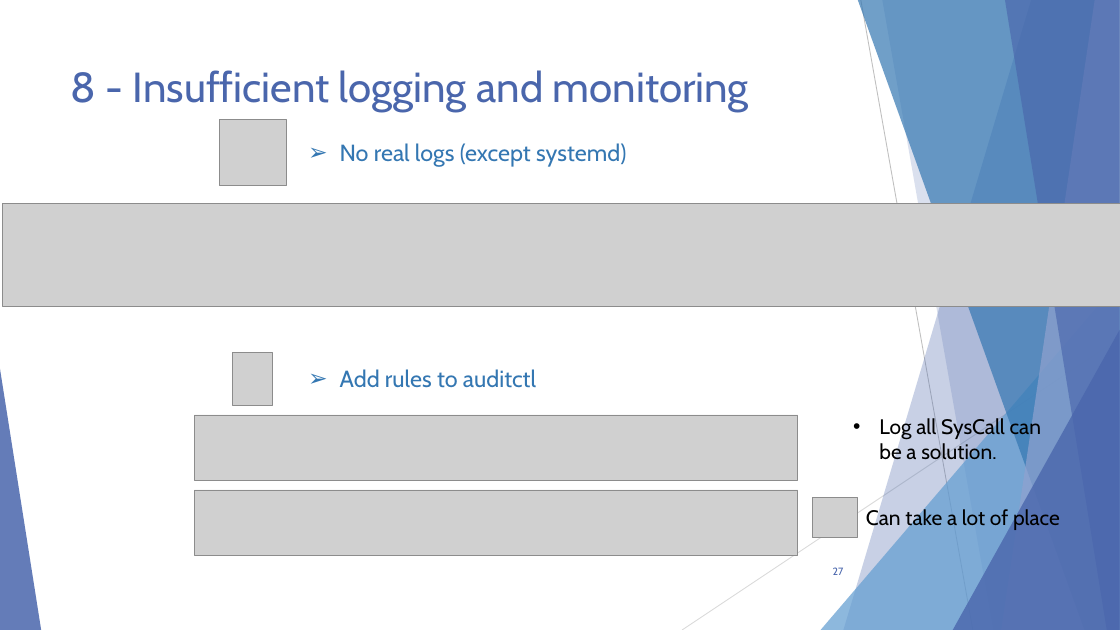
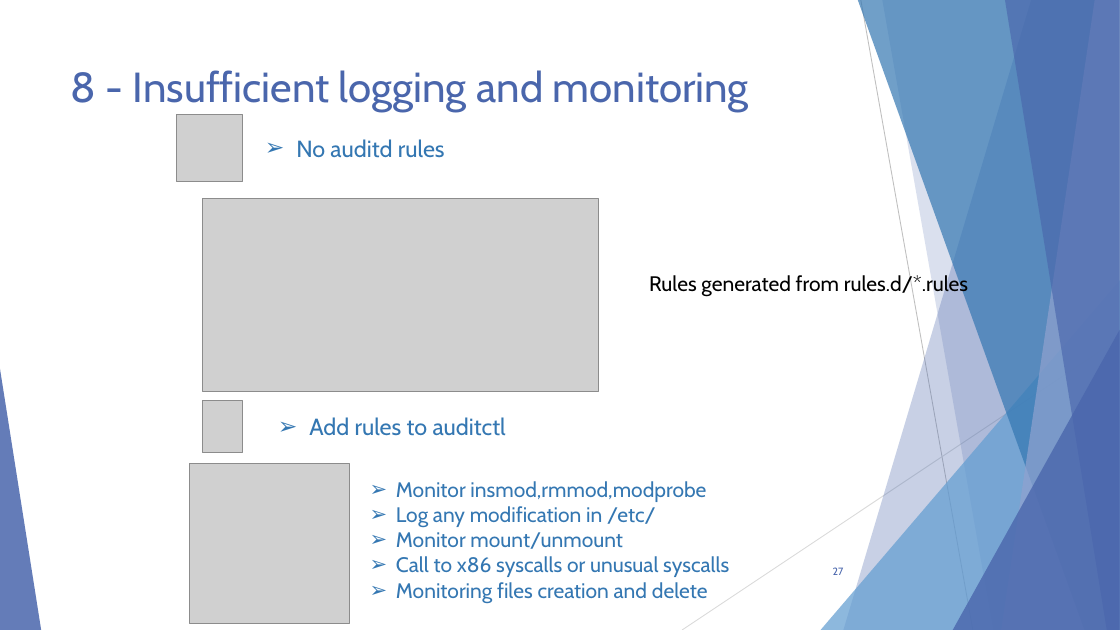
Before and after one commit to alexandreAubois/Secu_linux, a slide deck: slide 27 of Projet-Linux.pptx. Drawn at 1120x630 pixels with LibreOffice and Linux fonts; fonts in the diff are those of the drawing; grey boxes stand for pictures. Boxes give left, top, right and bottom in pixels: in the first picture for what was removed or moved away, otherwise in the second. Text is boxed around its words. In the diff, an @@ line names an element or a change of style, - is before the commit and + after.

Commit message:
push

```diff
--- a/Projet-Linux.pptx
+++ b/Projet-Linux.pptx
@@ picture: place and size @@
-picture at <box>219,119,287,187</box>
+picture at <box>176,114,244,181</box>
@@ text added at <box>296,139,445,158</box>, 20 pt, text #3477B2 @@
+➢ No auditd rules
@@ text removed at <box>340,143,626,167</box> @@
-➢ No real logs (except systemd)
@@ picture removed at <box>3,203,1120,306</box> @@
@@ picture added at <box>202,198,598,391</box> @@
@@ text added at <box>649,273,968,297</box>, 18 pt, text #000000 @@
+Rules generated from rules.d/*.rules
@@ picture removed at <box>194,415,798,480</box> @@
@@ picture: place and size @@
-picture at <box>233,353,273,406</box>
+picture at <box>202,400,243,453</box>
@@ text "Add rules to auditctl": place and size @@
-text "Add rules to auditctl" at <box>340,369,536,388</box>
+text "Add rules to auditctl" at <box>309,417,506,436</box>
@@ text removed at <box>879,417,1041,466</box> @@
-• Log all SysCall can be a solution.
@@ picture added at <box>190,463,350,623</box> @@
@@ picture removed at <box>194,490,798,555</box> @@
@@ text added at <box>396,481,729,604</box>, 18 pt, text #3477B2 @@
+➢ Monitor insmod,rmmod,modprobe
+➢ Log any modification in /etc/
+➢ Monitor mount/unmount
+➢ Call to x86 syscalls or unusual syscalls
+➢ Monitoring files creation and delete
@@ picture removed at <box>812,497,858,538</box> @@
@@ text removed at <box>866,507,1060,531</box> @@
-Can take a lot of place
```
Also in this commit, not shown: 4 other slides changed.
